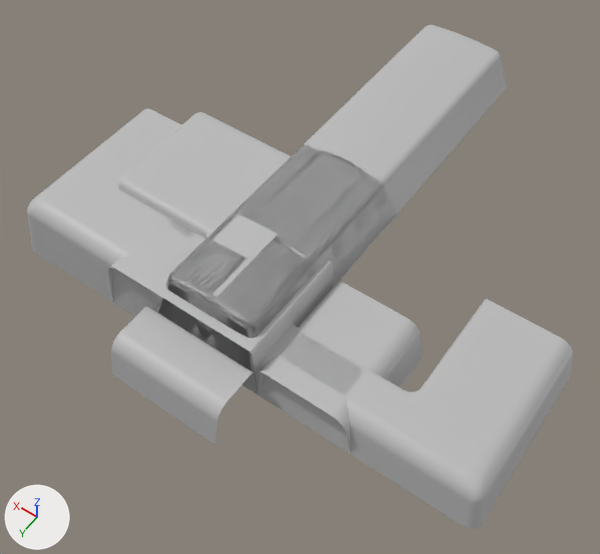
Renders of the FBX model Content/Ini/KeyboardPieces.fbx from each side of a commit.
Both versions are drawn from a camera (50 mm lens) standing at (-2.07, 2.36, 5.18) and looking at (0.36, -1.04, -0.18). Lighting does not change. The marker at lower left points along +X, +Y and +Z. Where no turn or scale is listed for an object, it has been applied to the vertices.

Objects in the first picture: 'm_border_bot_corner', 'm_border_bot_straight', 'm_border_side_straight', 'm_border_top_corner', 'm_border_top_straight', 'm_key_special_1x1', 'm_key_special_1x2', 'm_key_special_1x4', 'm_key_special_enter'.
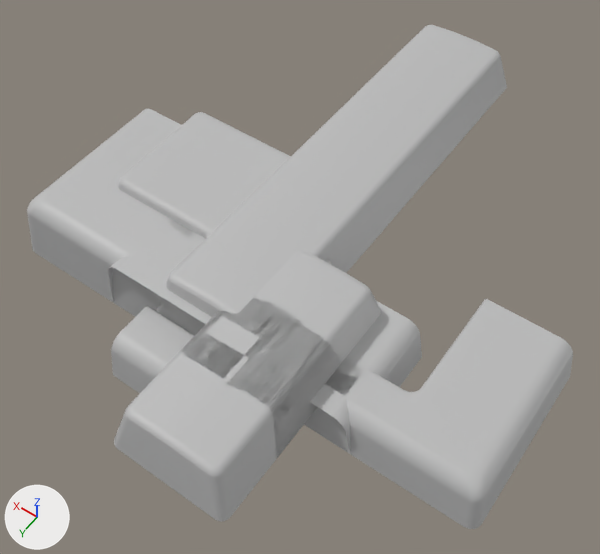
Where the newer file only moved an object's origin or applied its transform, the numbers keep the older frame.

Diff of the bpy script that builds the scene:
```diff
--- a/Content/Ini/KeyboardPieces.fbx.py
+++ b/Content/Ini/KeyboardPieces.fbx.py
@@ me_mesh_008 @@
 me_mesh_008.from_pydata(...)  # 466 vertices, 452 faces; spans x 0.0..1.0, y -2.0..0.0, z 0.0..0.44
 # used by ob_m_key_special_1x2; location = (0.0, 0.0, 0.0)
+# me_mesh_008 part 1: the whole mesh is moved by (-0.5, 1.0, 0.0)
 me_mesh_008.materials.append(mat_plasticmaterial)
@@ me_mesh_007 @@
 me_mesh_007.from_pydata(...)  # 465 vertices, 451 faces; spans x 0.003..0.997, y -0.997..-0.003, z 0.0..0.438
 # used by ob_m_key_special_1x1; location = (0.0, 0.0, 0.0)
+# me_mesh_007 part 2: the whole mesh is moved by (-0.5, 0.5, 0.0)
 me_mesh_007.materials.append(mat_plasticmaterial)
```

Location of each change, [x1, y1, x2, y2] in pixels of the pictures (600 x 554 px):
'm_key_special_1x2', mesh moved
    before: [157, 144, 395, 373]
    after: [114, 250, 381, 522]
'm_key_special_1x1', mesh moved
    before: [160, 218, 328, 367]
    after: [182, 295, 342, 458]
